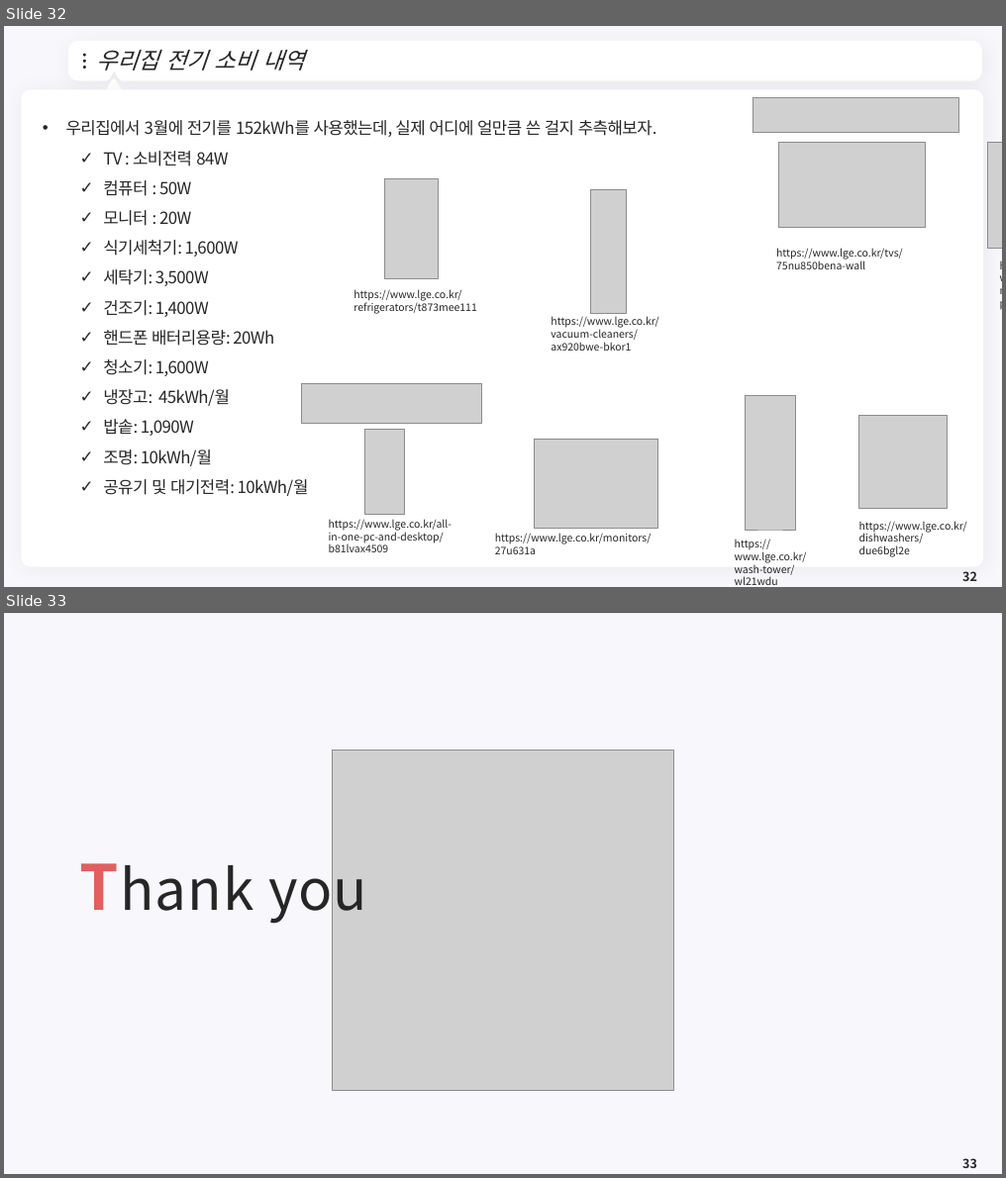
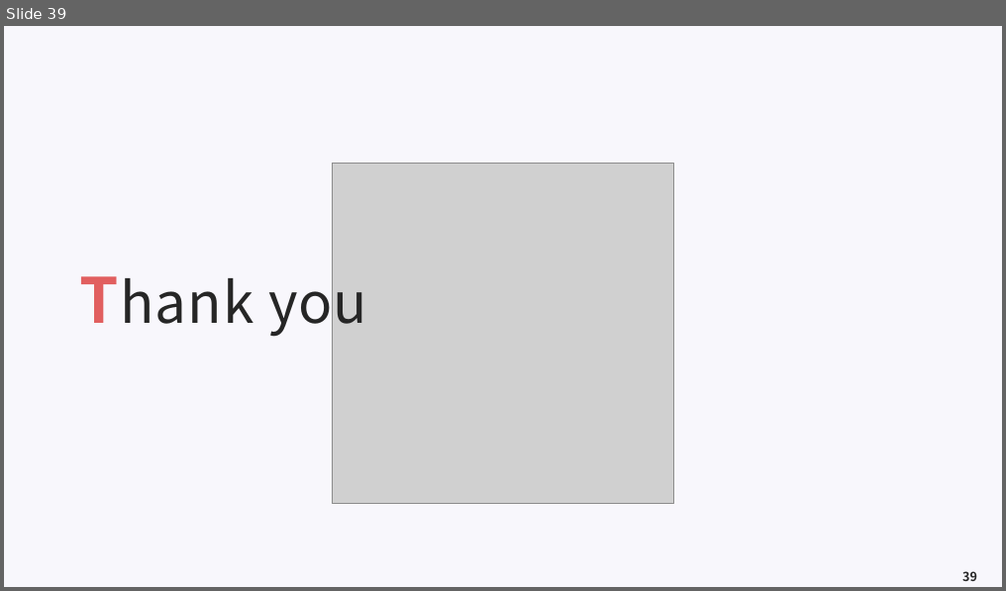
Before and after one commit to meandthey/Teaching, a slide deck: 에너지경제학/자원에너지경제학_Chapter_1.pptx. Shown one above the other, each under a label of ours: slides 32 and 33 before the commit, slide 39 after it. The pictures are 1006x1178 and 1006x591 pixels, drawn with LibreOffice and Linux fonts; fonts in the diff are those of the drawing; grey boxes stand for pictures; background and template pictures are left out. Boxes give left, top, right and bottom in pixels: in the first picture for what was removed or moved away, otherwise in the second. Text is boxed around its words. In the diff, an @@ line names an element or a change of style, - is before the commit and + after.

```diff
--- a/에너지경제학/자원에너지경제학_Chapter_1.pptx
+++ b/에너지경제학/자원에너지경제학_Chapter_1.pptx
@@ slide 32 removed at (4,26,1002,587), background #F8F7FC @@
@@ freeform shape removed at (72,45,979,77) @@
@@ ellipse removed at (83,54,86,57) @@
@@ title removed at (96,50,304,71) @@
-우리집 전기 소비 내역
@@ ellipse removed at (83,60,86,63) @@
@@ ellipse removed at (83,66,86,69) @@
@@ triangle removed at (105,80,122,95) @@
@@ freeform shape removed at (958,56,967,68) @@
@@ rounded rectangle removed at (21,89,984,568) @@
@@ picture removed at (753,98,959,133) @@
@@ text removed at (66,120,657,496) @@
-• 우리집에서 3월에 전기를 152kWh를 사용했는데, 실제 어디에 얼만큼 쓴 걸지 추측해보자.
-  ✓ TV : 소비전력 84W
-  ✓ 컴퓨터 : 50W
-  ✓ 모니터 : 20W
-  ✓ 식기세척기: 1,600W
-  ✓ 세탁기: 3,500W
-  ✓ 건조기: 1,400W
-  ✓ 핸드폰 배터리용량: 20Wh
-  ✓ 청소기: 1,600W
-  ✓ 냉장고: 45kWh/월
-  ✓ 밥솥: 1,090W
-  ✓ 조명: 10kWh/월
-  ✓ 공유기 및 대기전력: 10kWh/월
@@ picture removed at (779,142,925,227) @@
@@ picture removed at (988,142,1002,249) @@
@@ picture removed at (384,178,438,279) @@
@@ picture removed at (591,190,627,314) @@
@@ text removed at (776,248,903,270) @@
-https://www.lge.co.kr/tvs/75nu850bena-wall
@@ text removed at (992,256,1002,313) @@
-https://www.cuckoo.co.kr/mall/productView?productNo=9921
@@ text removed at (353,289,476,314) @@
-https://www.lge.co.kr/refrigerators/t873mee111
@@ text removed at (550,316,658,351) @@
-https://www.lge.co.kr/vacuum-cleaners/ax920bwe-bkor1
@@ picture removed at (302,384,482,424) @@
@@ picture removed at (746,396,796,531) @@
@@ picture removed at (364,430,405,515) @@
@@ picture removed at (534,439,658,529) @@
@@ picture removed at (859,416,947,509) @@
@@ text removed at (329,519,451,553) @@
-https://www.lge.co.kr/all-in-one-pc-and-desktop/b81lvax4509
@@ text removed at (859,521,967,558) @@
-https://www.lge.co.kr/dishwashers/due6bgl2e
@@ text removed at (495,533,651,555) @@
-https://www.lge.co.kr/monitors/27u631a
@@ text removed at (735,539,807,585) @@
-https://www.lge.co.kr/wash-tower/wl21wdu
@@ page number removed at (962,571,977,581) @@
-32
@@ what was slide 33 is now slide 39 @@
@@ page number at (962,571,977,581): text changed @@
-33
+39
```
Also in this commit, not shown: 1 slide changed, 7 slides added, 1 other file.
